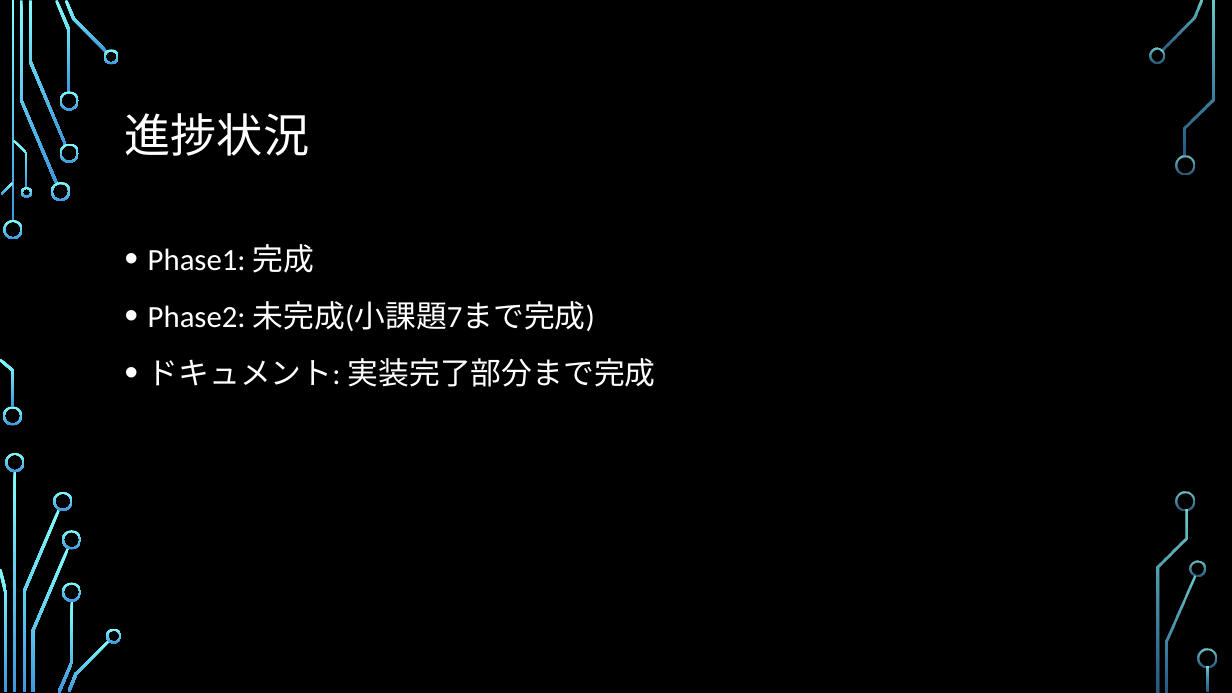
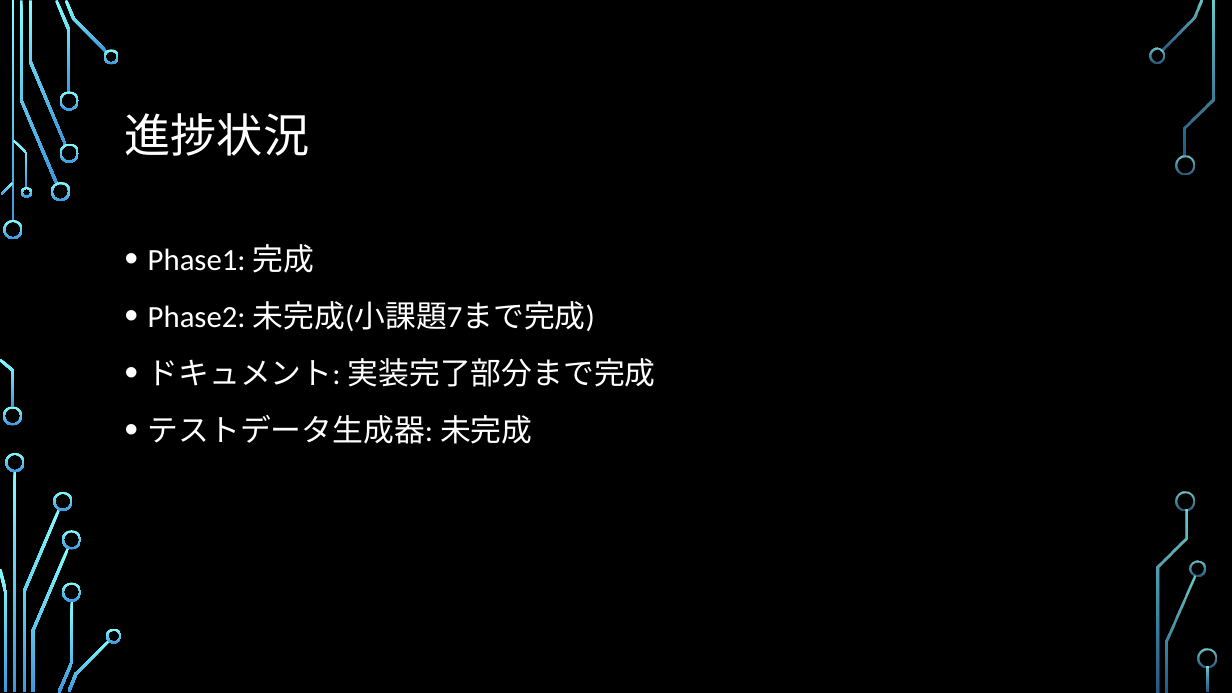
Before and after one commit to ie03-aizu-2019/ie03project-skys, a slide deck: slide 5 of Reports/Midterm.pptx. Drawn at 1232x693 pixels with LibreOffice and Linux fonts; fonts in the diff are those of the drawing; background and template pictures are left out. Boxes give left, top, right and bottom in pixels: in the first picture for what was removed or moved away, otherwise in the second. Text is boxed around its words. In the diff, an @@ line names an element or a change of style, - is before the commit and + after.

```diff
--- a/Reports/Midterm.pptx
+++ b/Reports/Midterm.pptx
@@ text at [148,415,532,444]: paragraph added @@
+• テストデータ生成器: 未完成
```
Also in this commit, not shown: 9 other slides changed, 2 slides added.
